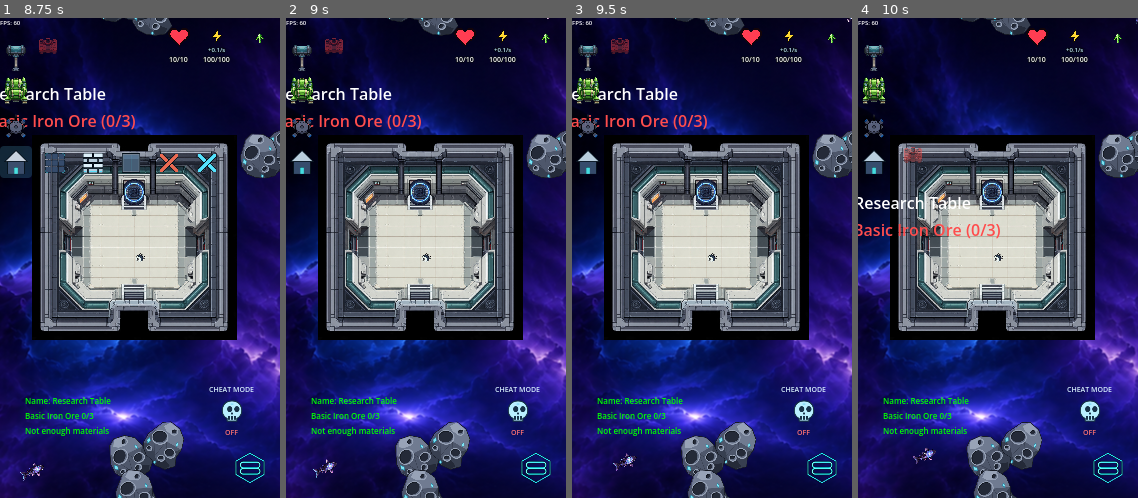
Above: before the commit, frames 1-4 (left to right).
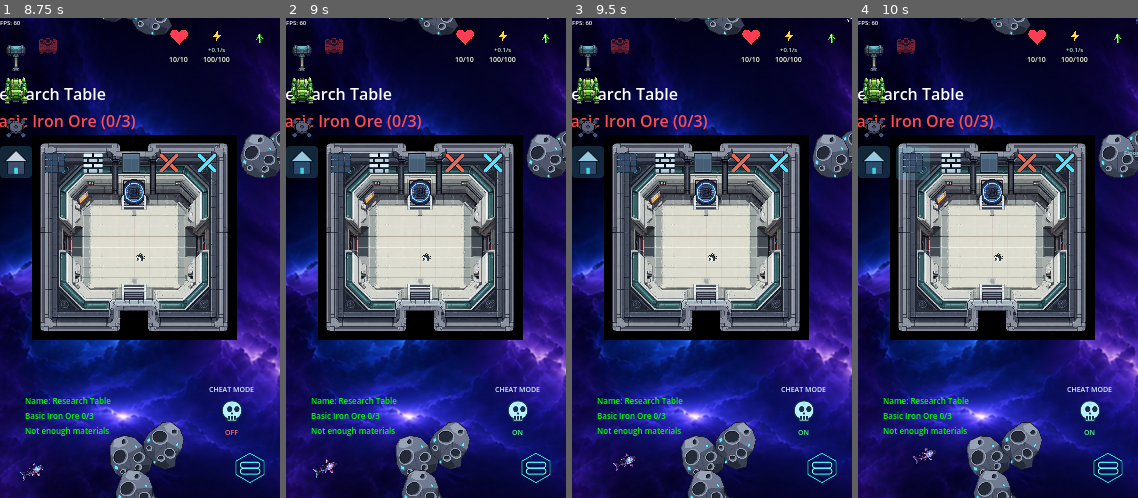
Above: after the commit, the same moments.

Repository: wildane/ShootingStar
Game: Godot game, scene res://scene/main_menu/main_menu.tscn
Two runs of this game, one before a commit and one after it. Both use one fixed random seed, a clock stepped at 60 frames per second and the inputs below.
Inputs (mouse positions are in pixels of both pictures, inside the frame that each line leads up to):
- Up to frame 1 (8.75 s): click "New Game" at 0.5 s; click "New Game" at 1.25 s; tap Enter at 2 s; drag from (140, 186) to (198, 234) at 2.02 s; drag from (84, 282) to (140, 234) at 2.77 s; move the mouse to (168, 152) at 3.52 s; hold Right 3.53-4.25 s; tap Backspace at 3.6 s; click (16, 56) at 4.25 s; click (47, 56) at 5 s; click (16, 90) at 5.75 s; click (140, 85) at 6.52 s; type "12" at 6.6 s; click (16, 123) at 7.25 s; click (16, 162) at 8 s
- Up to frame 2 (9 s): click (518, 411) at 8.75 s
- Up to frame 3 (9.5 s): no input
- Up to frame 4 (10 s): click (914, 162) at 9.52 s

Frame 1 is identical in both runs. In frame 2, 1.6% of the frame differs, in the area x 0-85%, y 26-87%; in frame 3, 1.6%; in frame 4, 4.2%, in the area x 0-100%, y 4-87%.

Commit message:
HUD bina: baris melintang, kekal buka bila pilih, dunia tap tak tutup, label dialih

Diff:
--- a/scene/level_3/build_system/BuildGrid.gd
+++ b/scene/level_3/build_system/BuildGrid.gd
@@ -208,7 +208,8 @@
 	if _kumpulan != null:
 		_kumpulan.global_position = asas
 	if _label_status != null:
-		_label_status.global_position = asas + Vector2(LANGKAH_BUTANG + SAIZ_BUTANG + 6.0, 2.0)
+		# Label di kanan menu melintang (5 pilihan + cancel = 6 langkah selepas rumah)
+		_label_status.global_position = asas + Vector2(LANGKAH_BUTANG * 7.0, 2.0)
 
 # Buka / tutup menu. Menutup akan membatalkan mod bina (tutup mod home).
 func _tukar_buka() -> void:
@@ -320,7 +321,7 @@
 # ==========================================
 # INPUT: tap = letak, heret = gerak hantu
 # ==========================================
-# Tap di luar menu (dan di luar ikon rumah) menutup mod home (batal + tutup).
+# Tap pada butang atas lain dalam VBox (di atas rumah) menutup mod home.
 func _input(event: InputEvent) -> void:
 	if not _buka:
 		return
@@ -333,9 +334,13 @@
 		return
 	if _tekan_dalam_hud(pos):
 		return
-	# Tutup mod home; tap ini tidak diteruskan ke aksi lain.
-	get_viewport().set_input_as_handled()
-	_batal()
+	# Jika tap di dalam VBox (butang BuildSystem/Inventory/Weapon di atas), tutup mod home.
+	var bekas := _bekas_butang()
+	if bekas != null and bekas.get_global_rect().has_point(pos):
+		get_viewport().set_input_as_handled()
+		_batal()
+		return
+	# Tap di tempat lain (dunia) — biar untuk letak tile, jangan tutup menu/mod.
 
 func _tekan_dalam_hud(pos: Vector2) -> bool:
 	if _butang_rumah != null and _butang_rumah.get_global_rect().has_point(pos):
